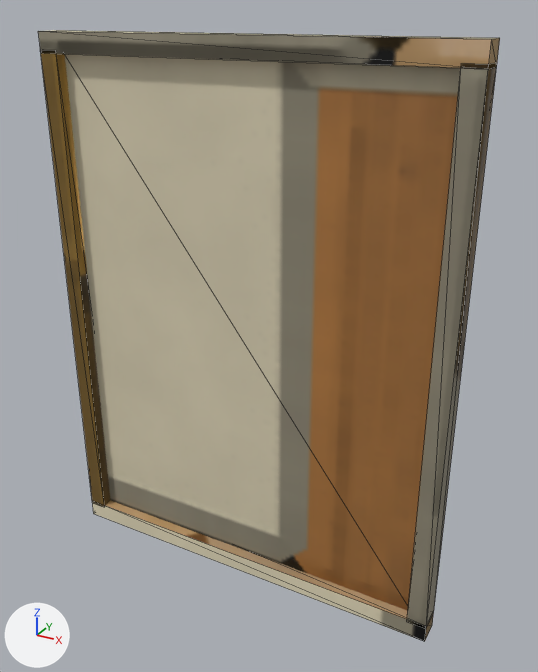
Before and after pictures for a commit that changed the FBX model art/house/v2/fbx/H_Frame_Pennant.fbx.
Before and after are seen from a camera (50 mm lens) standing at (2.11, -3.59, 3.52) and looking at (0.14, 0.01, 1.72). The axes (+X, +Y, +Z) are drawn at lower left. The lights are the same throughout. The picture after the commit comes second. Mesh edges are drawn as thin lines.

Names of what the first picture shows: 'H_Frame_Pennant'.
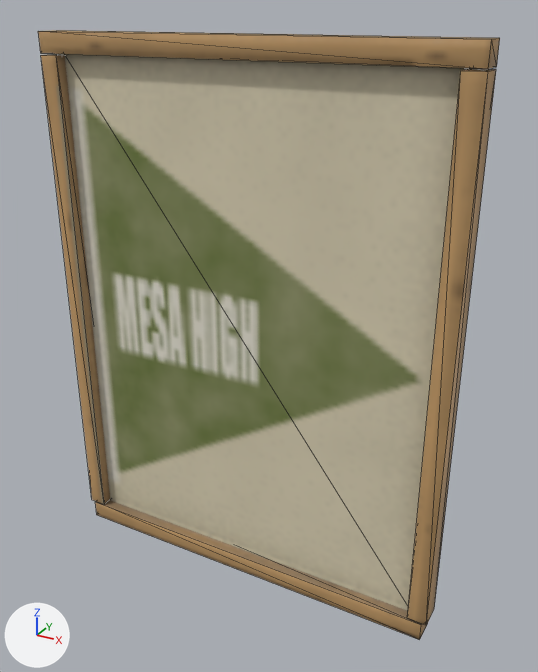
What differs and where, as boxes [x1, y1, x2, y2] in the pictures (538 x 672 px; the box of a moved part takes in the faces that stretch with it):
```json
{"object": "H_Frame_Pennant", "change": "reshaped, surface changed", "before": [38, 30, 500, 642], "after": [38, 30, 500, 640]}
{"part": 1, "of": "me_h_frame_pennant", "change": "moved or reshaped", "before": [92, 501, 434, 642], "after": [95, 500, 428, 640]}
{"part": 2, "of": "me_h_frame_pennant", "change": "moved or reshaped", "before": [40, 49, 111, 507], "after": [41, 54, 110, 504]}
{"part": 3, "of": "me_h_frame_pennant", "change": "moved or reshaped", "before": [407, 63, 497, 628], "after": [407, 68, 496, 625]}
{"part": 4, "of": "me_h_frame_pennant", "change": "surface changed", "before": [38, 30, 500, 640], "after": [38, 30, 500, 640]}
```

Edits to the scene script, one JSON object a line:
```json
{"block": "me_h_frame_pennant", "where": "me_h_frame_pennant.from_pydata(...)  # 40 vertices, 60 faces; spans x -1.3..1.3, y -0.15..0.0, z 0.0..3.4"}
{"block": "me_h_frame_pennant", "where": "# used by ob_h_frame_pennant; location = (0.0, 0.0, 0.0)"}
{"block": "me_h_frame_pennant", "change": "me_h_frame_pennant part 1: the loose piece of 8 vertices spanning x -1.3..1.3, y -0.15..0.0, z 0.0..0.12 is scaled about its middle by (0.977, 1, 1)"}
{"block": "me_h_frame_pennant", "change": "me_h_frame_pennant part 2: the loose piece of 8 vertices spanning x -1.3..-1.18, y -0.15..0.0, z 0.1..3.3 is scaled about its middle by (1, 1, 0.981)"}
{"block": "me_h_frame_pennant", "change": "me_h_frame_pennant part 3: the loose piece of 8 vertices spanning x 1.18..1.3, y -0.15..0.0, z 0.1..3.3 is scaled about its middle by (1, 1, 0.981)"}
{"block": "me_h_frame_pennant", "change": "me_h_frame_pennant part 4: texture (UV) coordinates of 60 of 60 faces, centred in x -1.3..1.3, y -0.15..0.0, z 0.0..3.4, changed; they spanned u 0.14..0.96, v 0.0..0.93 and now span u 0.02..0.96, v 0.0..0.97"}
```
